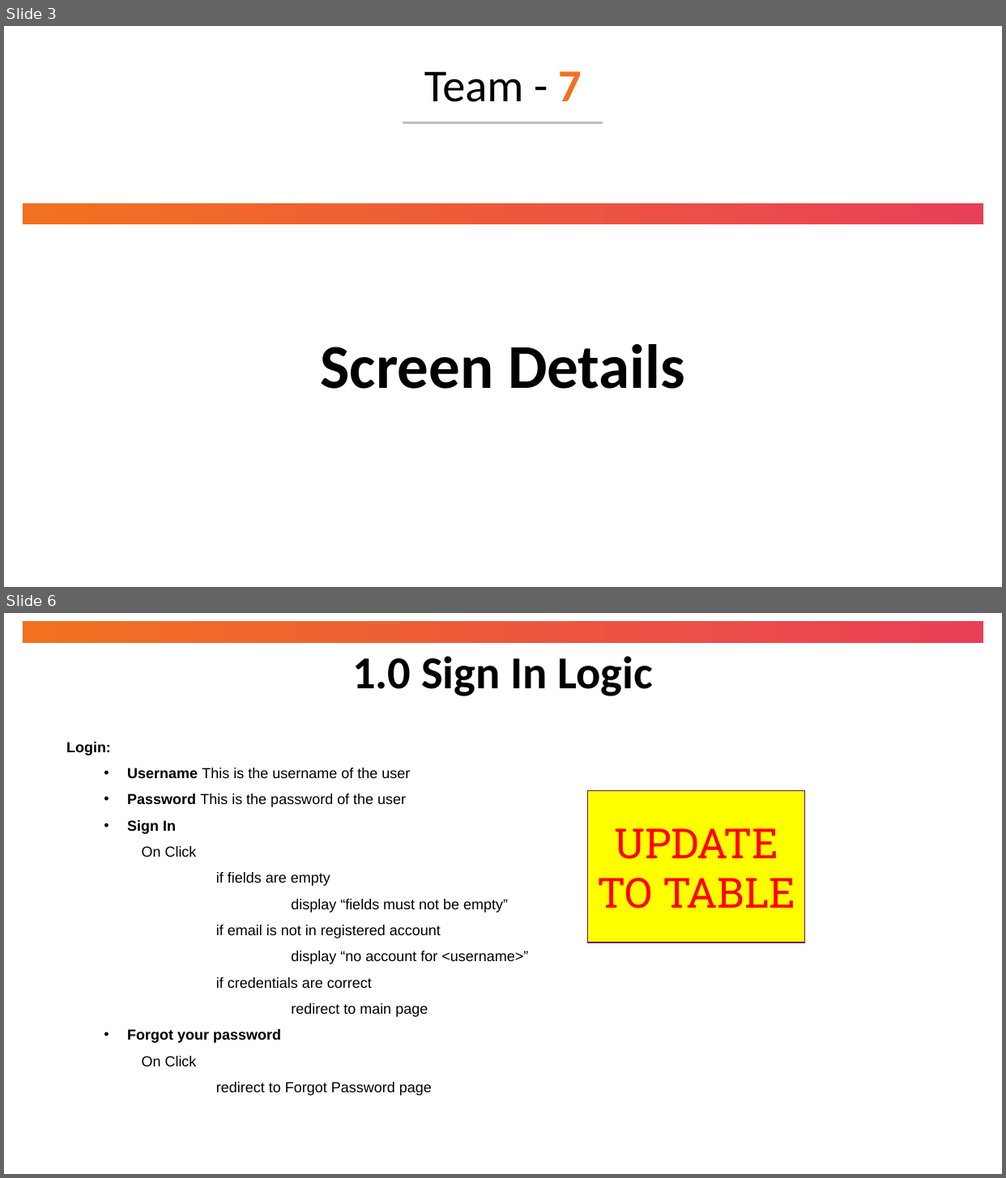
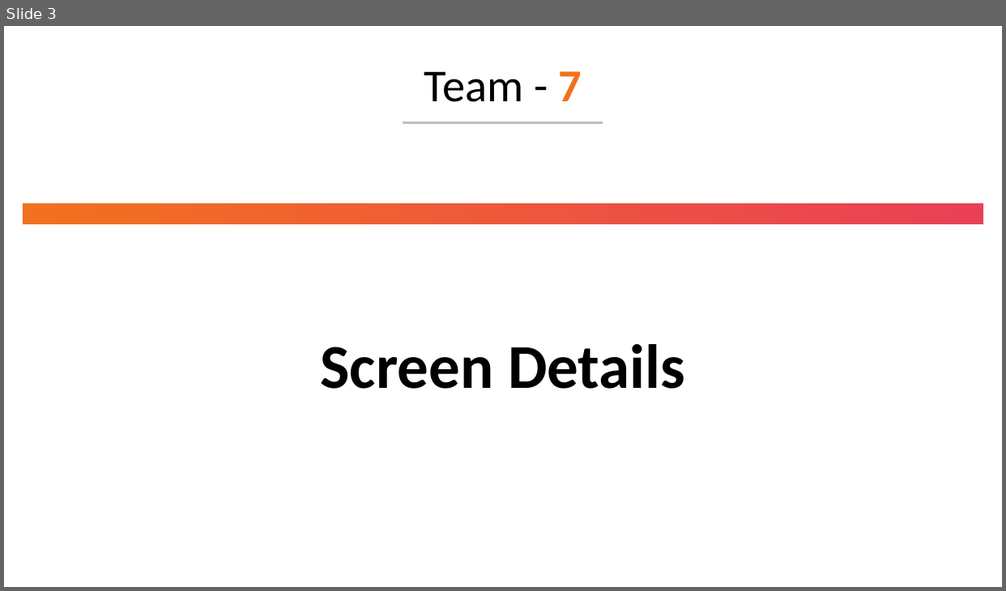
Before and after one commit to StarGaze870/ServiceChargeApp, a slide deck: docs/Team 7 - High Level Design.pptx. Shown one above the other, each under a label of ours: slides 3 and 6 before the commit, slide 3 after it; the slides between them are not shown. The pictures are 1006x1178 and 1006x591 pixels, drawn with LibreOffice and Linux fonts; fonts in the diff are those of the drawing. Boxes give left, top, right and bottom in pixels: in the first picture for what was removed or moved away, otherwise in the second. Text is boxed around its words. In the diff, an @@ line names an element or a change of style, - is before the commit and + after.

```diff
--- a/docs/Team 7 - High Level Design.pptx
+++ b/docs/Team 7 - High Level Design.pptx
@@ slide 6 removed at box(4, 613, 1002, 1174), background #FFFFFF @@
@@ rectangle removed at box(23, 621, 984, 643) @@
@@ title removed at box(352, 656, 653, 696) @@
-1.0 Sign In Logic
@@ text removed at box(66, 742, 528, 1096) @@
-Login:
-  • Username This is the username of the user
-  • Password This is the password of the user
-  • Sign In
-On Click
-if fields are empty
-display “fields must not be empty”
-if email is not in registered account
-display “no account for <username>”
-if credentials are correct
-redirect to main page
-  • Forgot your password
-On Click
-redirect to Forgot Password page
@@ rectangle removed at box(588, 791, 806, 943) @@
-UPDATE TO TABLE
```
Also in this commit, not shown: 9 slides changed, 12 slides added, 3 other slides removed.
